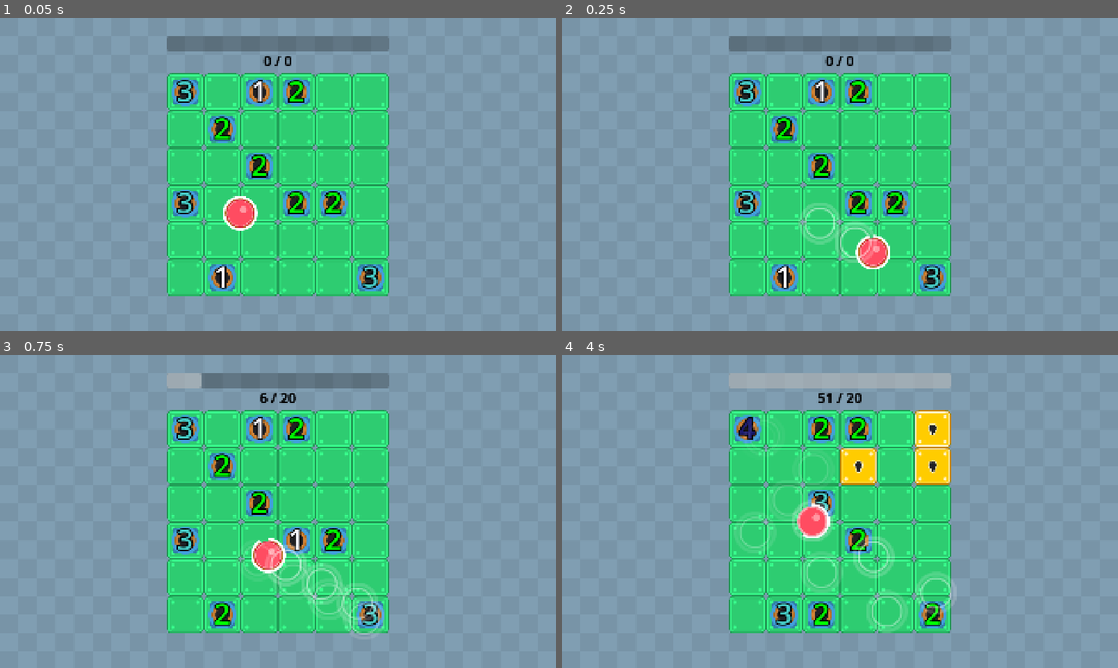
Above: before the commit, frames 1-4 (two rows, left to right).
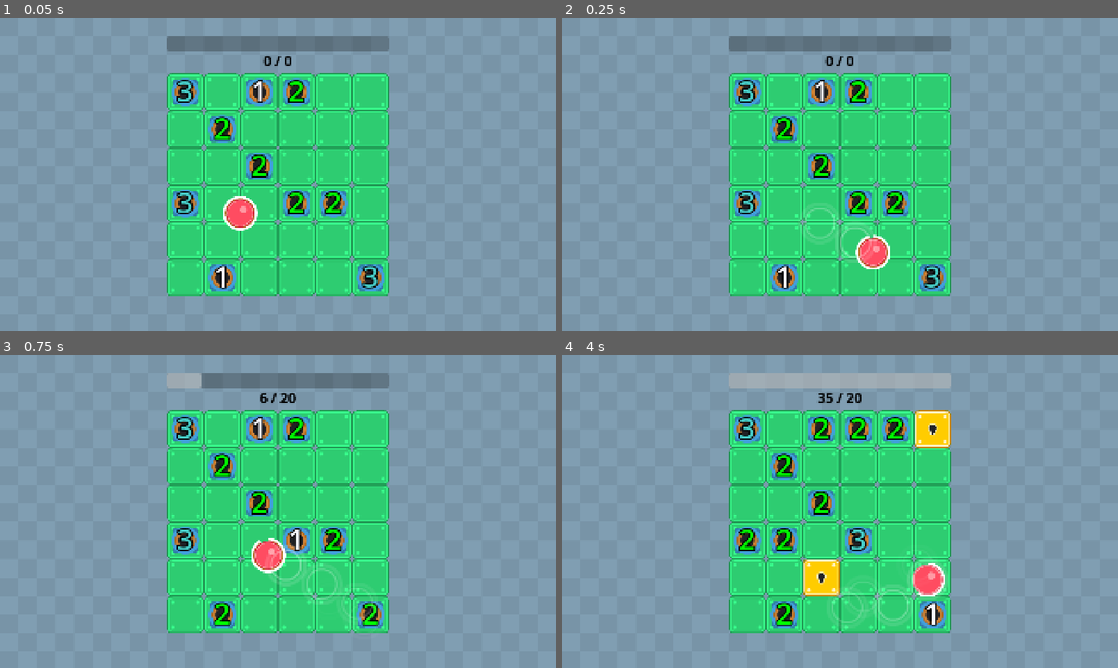
Above: after the commit, the same moments.

Repository: wanamelon/prototype_monorepo
Game: Godot game, scene res://source/bounce_main.tscn
The game is run twice, just before and just after one commit, with the same random seed, the same clock (stepped at 60 frames per second) and the same inputs.
Inputs:
- Up to frame 1 (0.05 s): no input
- Up to frame 2 (0.25 s): no input
- Up to frame 3 (0.75 s): no input
- Up to frame 4 (4 s): no input

Frame 1 is identical in both runs. In frame 2, 0.2% of the frame differs, in the area x 43-56%, y 60-77%; in frame 3, 0.9%; in frame 4, 7.8%, in the area x 30-70%, y 12-89%.

Commit message:
add Distance based snail trail

Diff:
--- a/roller/source/bounce_main.tscn
+++ b/roller/source/bounce_main.tscn
@@ -42,7 +42,7 @@
 
 [sub_resource type="Resource" id="Resource_jngsf"]
 script = ExtResource("2_vx23h")
-item_id = 7
+item_id = 8
 metadata/_custom_type_script = "uid://ckw8rr21jqg1f"
 
 [sub_resource type="ShaderMaterial" id="ShaderMaterial_to078"]
--- a/roller/source/game_board.gd
+++ b/roller/source/game_board.gd
@@ -3,7 +3,6 @@
 const PLAYER_BALL_SCENE: PackedScene = preload("res://source/player_ball.tscn")
 const TILE_OBJECT_SCENE: PackedScene = preload("res://source/tile_object.tscn")
 const BOUNCE_PILLAR_SCENE: PackedScene = preload("res://source/bounce_pillar.tscn")
-const SNAIL_TRAIL_SCENE: PackedScene = preload("res://source/snail_trail.tscn")
 var _random := RandomNumberGenerator.new()
 var _player_ball: PlayerBall
 
@@ -27,10 +26,6 @@
 	_player_ball.spawn_item.connect(func (chance):
 		_spawn_item_in_random_cell(_create_coin_random_level(), chance))
 	_player_ball.spawn_bounce_pillar.connect(self._spawn_bounce_pillar)
-	_player_ball.spawn_snail_trail.connect(func (global_pos):
-		var snail_trail: Area2D = SNAIL_TRAIL_SCENE.instantiate()
-		snail_trail.position = to_local(global_pos)
-		add_child(snail_trail))
 	add_child(_player_ball)
 	return _player_ball
 
--- a/roller/source/item_def.gd
+++ b/roller/source/item_def.gd
@@ -8,7 +8,8 @@
 	SPAWN_BOUNCE_PILLAR,
 	INCREASE_SIZE,
 	BOUNCE_OFF_EVERYTHING,
-	SNAIL_TRAIL_OF_LEVEL_UP_SLIME
+	SNAIL_TRAIL_OF_LEVEL_UP_SLIME,
+	SNAIL_TRAIL_OF_LEVEL_UP_SLIME_TIME_BASED
 }
 
 @export var item_id: ItemId
--- a/roller/source/player_ball.gd
+++ b/roller/source/player_ball.gd
@@ -4,7 +4,8 @@
 signal points_changed(old: int, new: int)
 signal spawn_item(chance: float)
 signal spawn_bounce_pillar(chance: float)
-signal spawn_snail_trail(global_pos: Vector2)
+
+const SNAIL_TRAIL_SCENE: PackedScene = preload("res://source/snail_trail.tscn")
 
 var _random := RandomNumberGenerator.new()
 var _speed: float = 1400.0
@@ -16,6 +17,7 @@
 var _size_buff_durations: Array[float] = []
 var _items_destroyed: int = 0
 var _ticks: int = 0
+var _dist_since_last_snail_trail: float = 0
 @onready var _original_size: float = ($CollisionShape2D.shape as CircleShape2D).radius
 @onready var _original_sprite_scale: Vector2 = $Sprite2D.scale
 
@@ -47,6 +49,7 @@
 	return _bounce_off_everything_duration > 0
 
 func _physics_process(delta):
+	var start_pos := position
 	var collision_result := move_and_collide(velocity * delta)
 	if collision_result:
 		velocity = velocity.bounce(collision_result.get_normal())
@@ -98,11 +101,25 @@
 				if _random.randf() < 0.1 and _bounce_off_everything_duration <= 0:
 					_bounce_off_everything_duration = 1.0
 
+	_dist_since_last_snail_trail += (position - start_pos).length()
+	if _dist_since_last_snail_trail > 50:
+		for item in _items:
+			if item.item_id == ItemDef.ItemId.SNAIL_TRAIL_OF_LEVEL_UP_SLIME:
+				var snail_trail: Area2D = SNAIL_TRAIL_SCENE.instantiate()
+				snail_trail.top_level = true
+				snail_trail.position = global_position
+				_dist_since_last_snail_trail = 0
+				add_child(snail_trail)
+				break
+
 	if _ticks % 6 == 0:
 		for item in _items:
-			if item.item_id == ItemDef.ItemId.SNAIL_TRAIL_OF_LEVEL_UP_SLIME:
-				spawn_snail_trail.emit(global_position)
-
+			if item.item_id == ItemDef.ItemId.SNAIL_TRAIL_OF_LEVEL_UP_SLIME_TIME_BASED:
+				var snail_trail: Area2D = SNAIL_TRAIL_SCENE.instantiate()
+				snail_trail.top_level = true
+				snail_trail.position = global_position
+				add_child(snail_trail)
+				break
 
 func _process(delta):
 	$TextureProgressBar.value = 100.0 * _stamina_seconds / float(_max_stamina)
--- a/roller/source/snail_trail.gd
+++ b/roller/source/snail_trail.gd
@@ -1,14 +1,14 @@
 class_name SnailTrail extends Area2D
 
-const DURATION: float = 1.0
+var duration_sec: float = 0.5
 
 func _ready():
-	get_tree().create_tween().tween_property($Sprite2D, "modulate:a", 0, DURATION)
-	get_tree().create_timer(DURATION).timeout.connect(self.queue_free)
+	get_tree().create_tween().tween_property($Sprite2D, "modulate:a", 0, duration_sec)
+	get_tree().create_timer(duration_sec).timeout.connect(self.queue_free)
 	$Timer.timeout.connect(self._try_level_up)
 
 func _try_level_up():
 	for area in get_overlapping_areas():
 		if area.get_parent() is TileObject:
 			var tile_obj := area.get_parent() as TileObject
-			tile_obj.try_level_up_from_snail_trail(0.05)
+			tile_obj.try_level_up_from_snail_trail(0.025)
--- a/roller/source/snail_trail.tscn
+++ b/roller/source/snail_trail.tscn
@@ -13,10 +13,10 @@
 shape = SubResource("CircleShape2D_7eiht")
 
 [node name="Sprite2D" type="Sprite2D" parent="."]
-modulate = Color(1, 1, 1, 0.5882353)
+modulate = Color(1, 1, 1, 0.39215687)
 scale = Vector2(3, 3)
 texture = ExtResource("2_ns707")
 
 [node name="Timer" type="Timer" parent="."]
-wait_time = 0.2
+wait_time = 0.1
 autostart = true
Not shown, changed: roller/dev_notes.md
